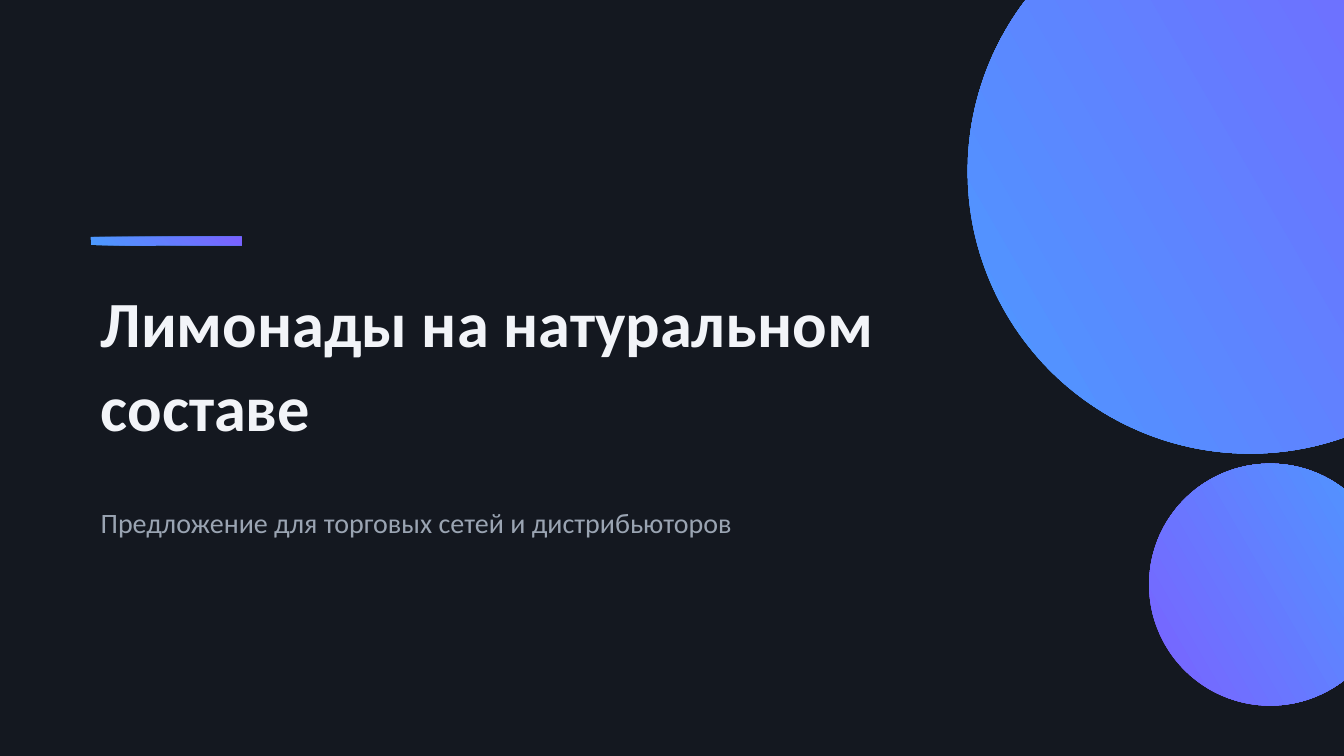
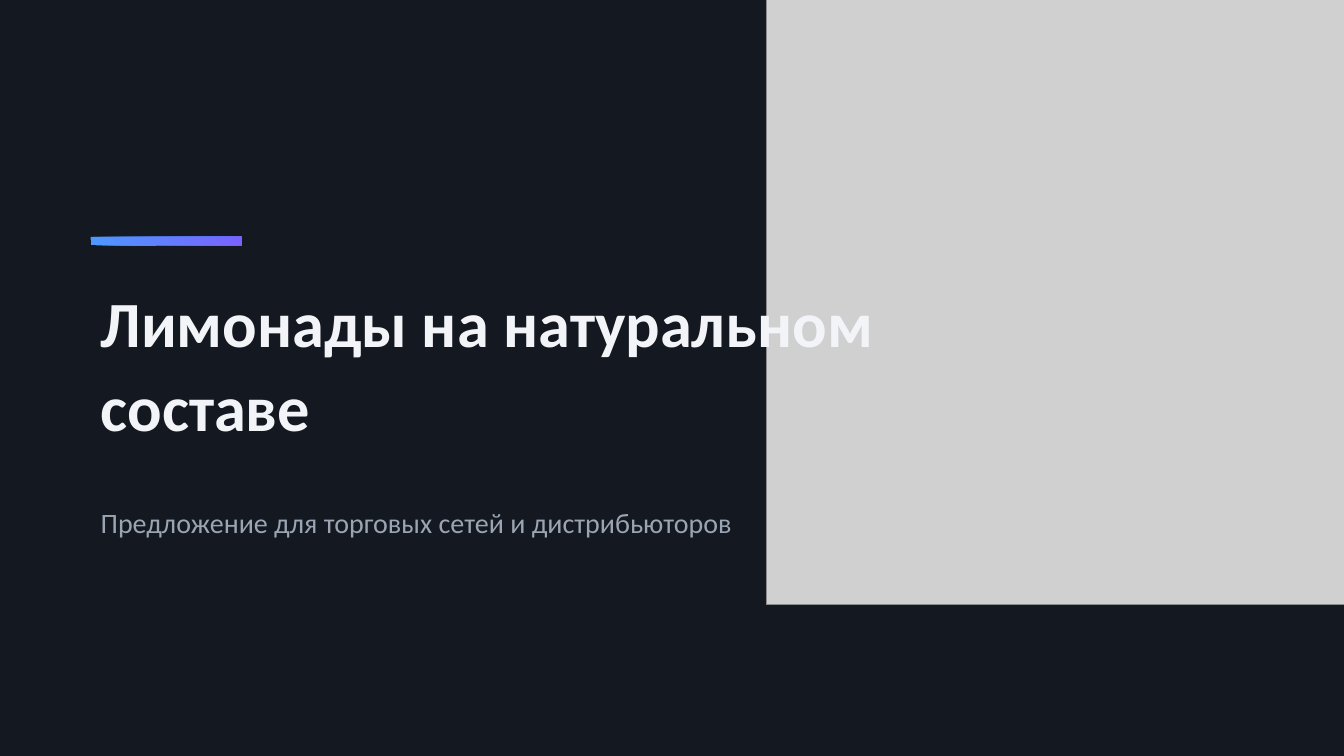
Before and after one commit to SVN-01/portfolio, a slide deck: slide 1 of presentation-limonad/presentation.pptx. Drawn at 1344x756 pixels with LibreOffice and Linux fonts; fonts in the diff are those of the drawing; grey boxes stand for pictures. Boxes give left, top, right and bottom in pixels: in the first picture for what was removed or moved away, otherwise in the second. Text is boxed around its words. In the diff, an @@ line names an element or a change of style, - is before the commit and + after.

```diff
--- a/presentation-limonad/presentation.pptx
+++ b/presentation-limonad/presentation.pptx
@@ picture added at (x1=766, y1=0, x2=1344, y2=605) @@
@@ ellipse removed at (x1=968, y1=0, x2=1344, y2=454) @@
@@ ellipse removed at (x1=1149, y1=464, x2=1344, y2=706) @@
```
Also in this commit, not shown: 12 other slides changed, 5 other files.
